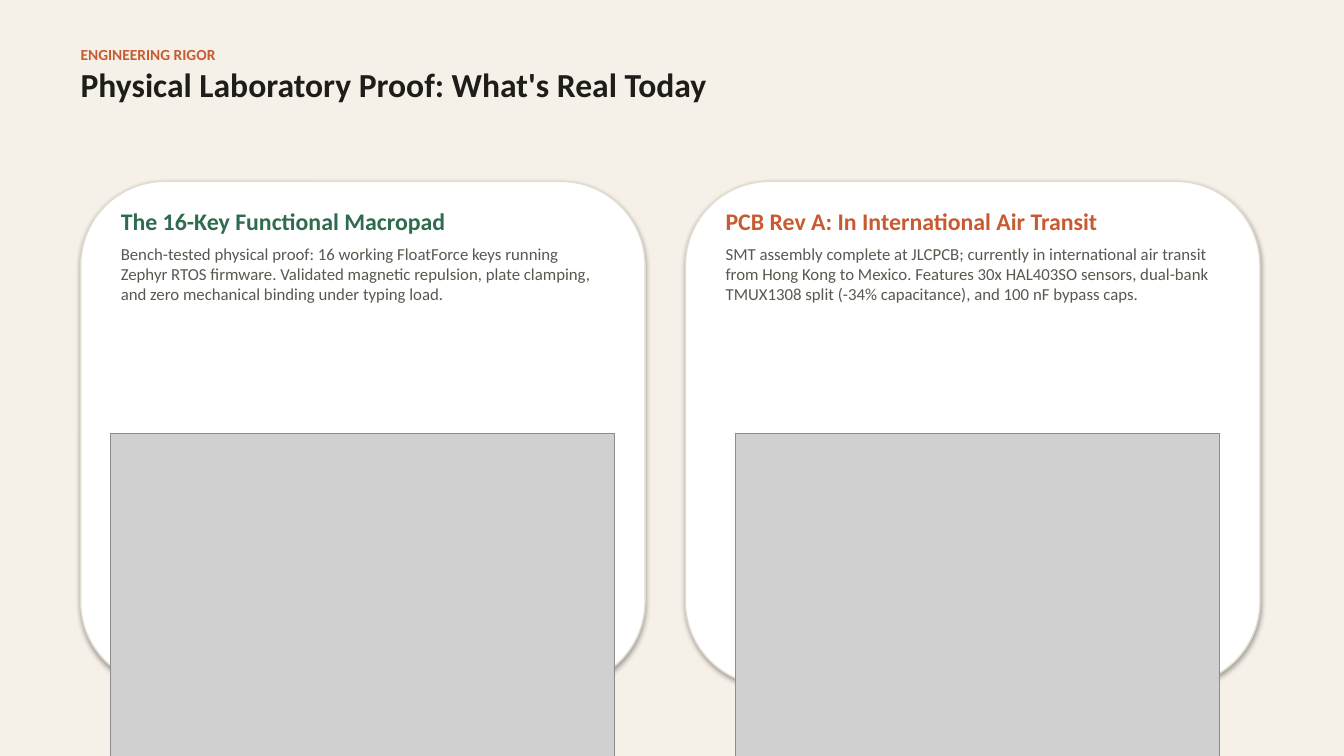
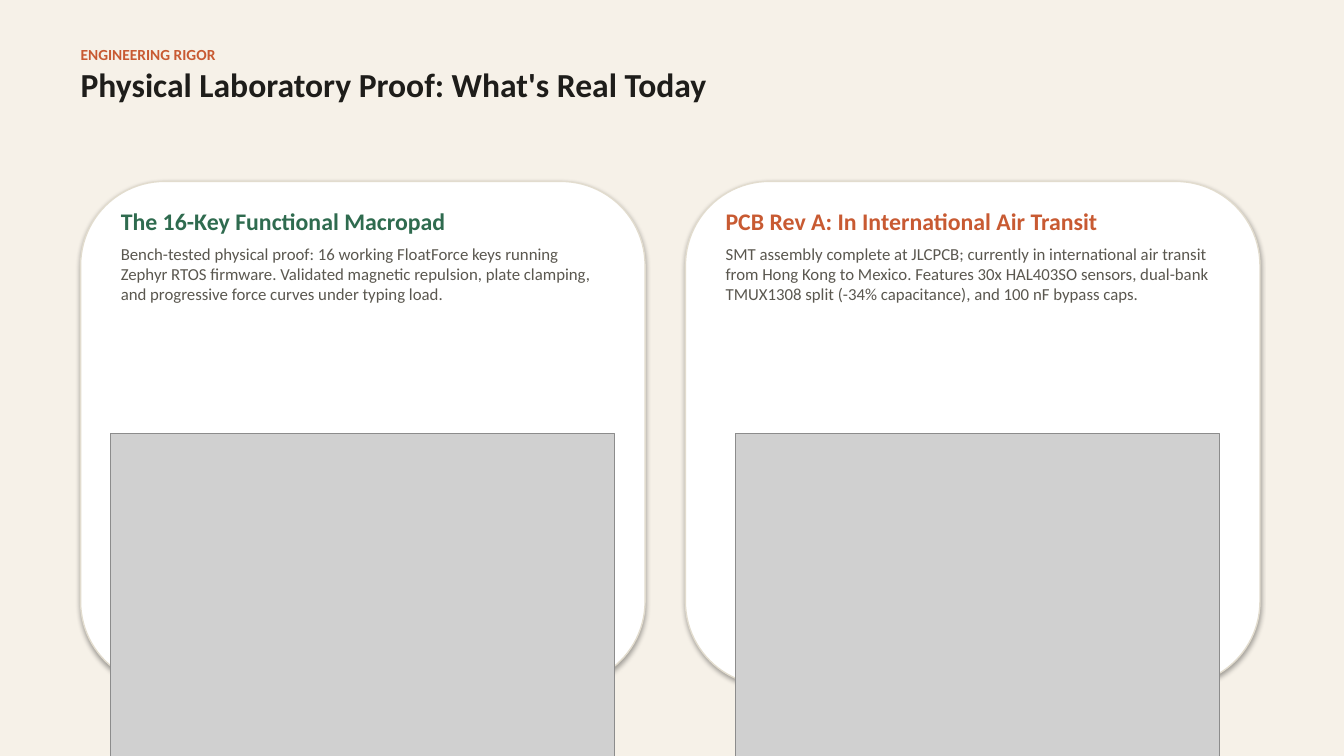
Before and after one commit to Sebas-Govel/HE_KB_Showcase, a slide deck: slide 6 of FloatForce_1517_Medici_Pitch.pptx. Drawn at 1344x756 pixels with LibreOffice and Linux fonts; fonts in the diff are those of the drawing; grey boxes stand for pictures. Boxes give left, top, right and bottom in pixels: in the first picture for what was removed or moved away, otherwise in the second. Text is boxed around its words. In the diff, an @@ line names an element or a change of style, - is before the commit and + after.

```diff
--- a/FloatForce_1517_Medici_Pitch.pptx
+++ b/FloatForce_1517_Medici_Pitch.pptx
@@ text at box(121, 248, 590, 303): text changed @@
-Bench-tested physical proof: 16 working FloatForce keys running Zephyr RTOS firmware. Validated magnetic repulsion, plate clamping, and zero mechanical binding under typing load.
+Bench-tested physical proof: 16 working FloatForce keys running Zephyr RTOS firmware. Validated magnetic repulsion, plate clamping, and progressive force curves under typing load.
```
Also in this commit, not shown: 4 other slides changed, 7 other files.
